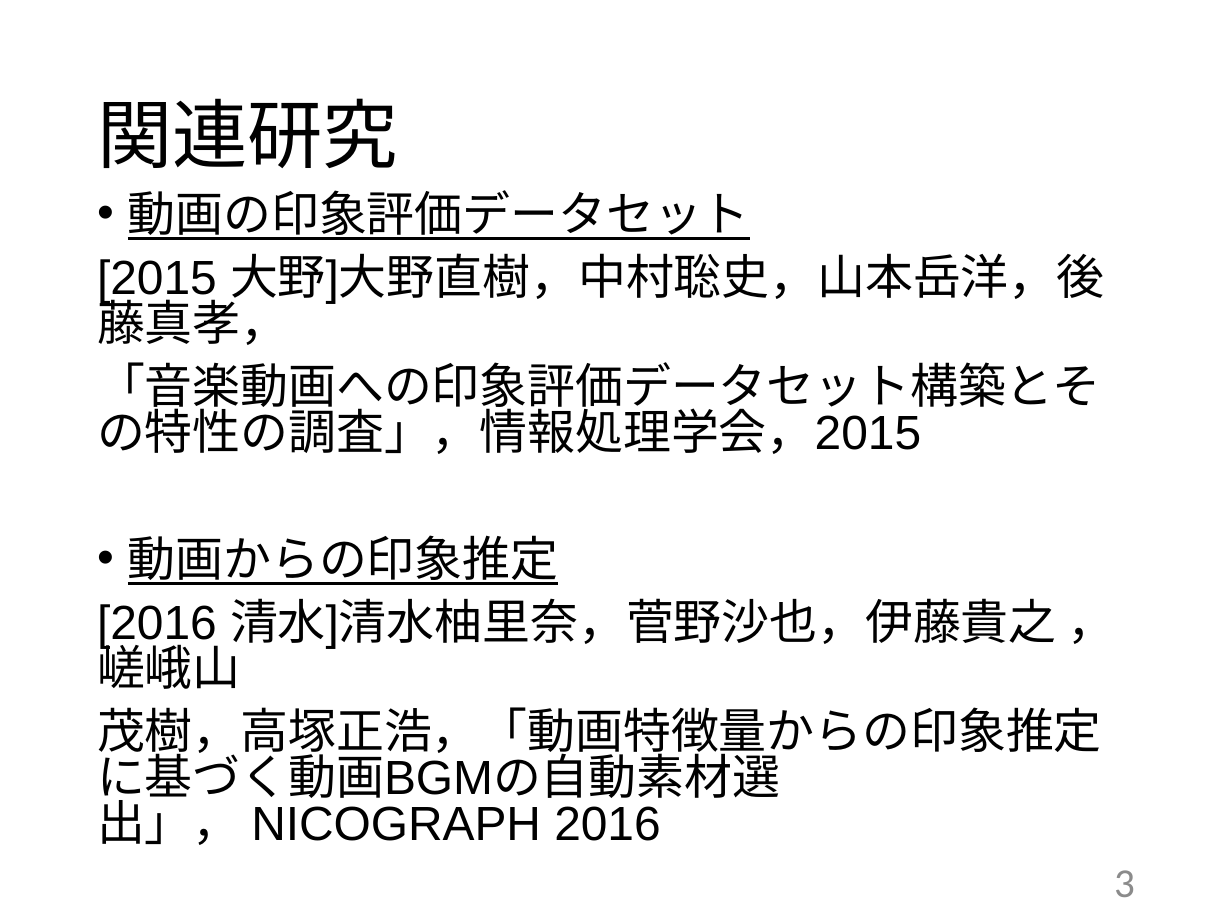
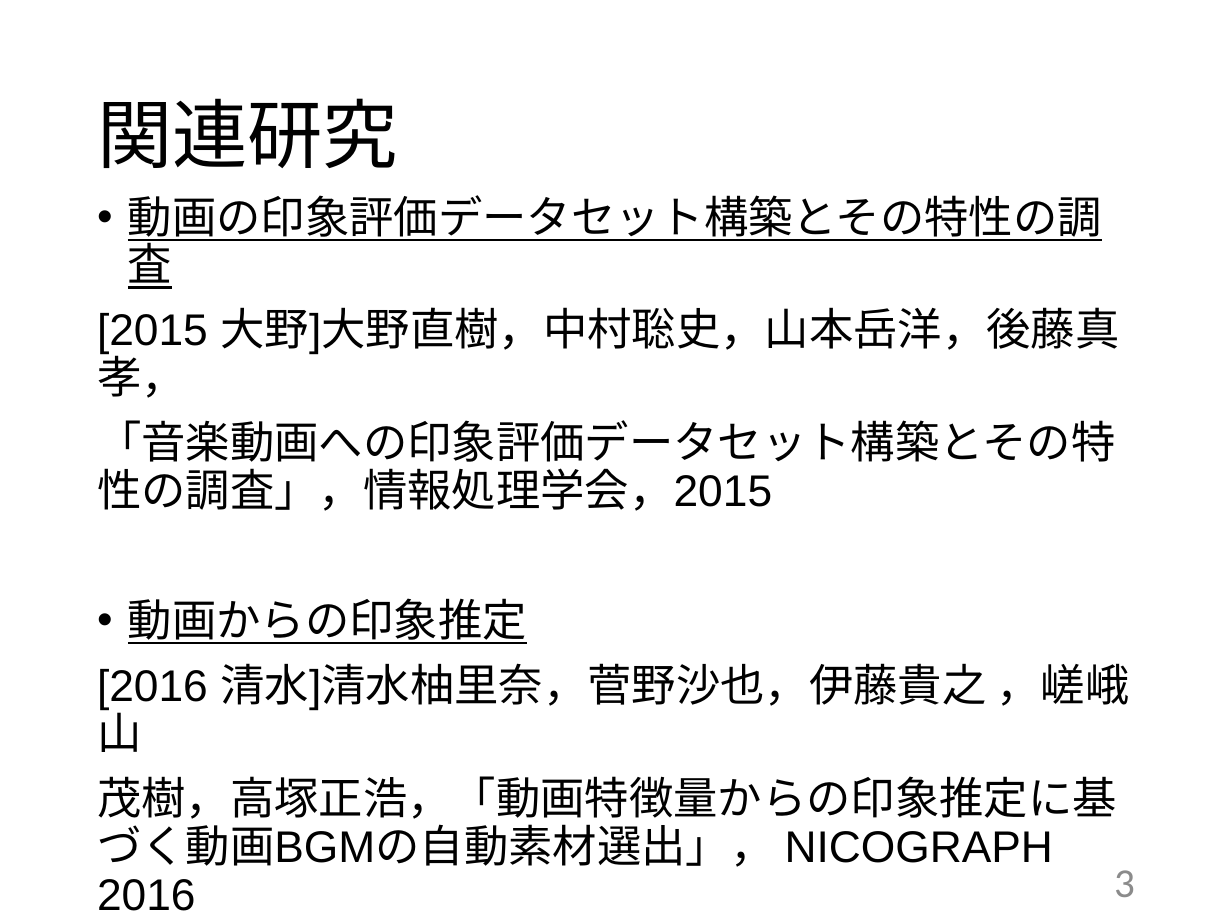
Before and after one commit to kait-takanolab/1821144-yoshii-thesis, a slide deck: slide 3 of 発表用スライド/1821144_yoshii_thesis_ver.pptx. Drawn at 1232x924 pixels with LibreOffice and Linux fonts; fonts in the diff are those of the drawing. Boxes give left, top, right and bottom in pixels: in the first picture for what was removed or moved away, otherwise in the second. Text is boxed around its words. In the diff, an @@ line names an element or a change of style, - is before the commit and + after.

```diff
--- a/発表用スライド/1821144_yoshii_thesis_ver.pptx
+++ b/発表用スライド/1821144_yoshii_thesis_ver.pptx
@@ text at (128, 195, 1102, 289): text changed; size 28 to 25.9 pt @@
-• 動画の印象評価データセット
+• 動画の印象評価データセット構築とその特性の調査
@@ text at (97, 307, 1130, 867): size 28 to 25.9 pt in "[2015 大野]大野直樹，中村聡史，山本岳洋，後藤真孝，", "「音楽動画への印象評価データセット構築とその特性の調査」，情報処理学会，2015", "動画からの印象推定", "[2016 清水]清水柚里奈，菅野沙也，伊藤貴之 ，嵯峨山" and 1 more places; line spacing 0.8 to 0.9 @@
```
Also in this commit, not shown: 2 other slides changed, 13 other files.
